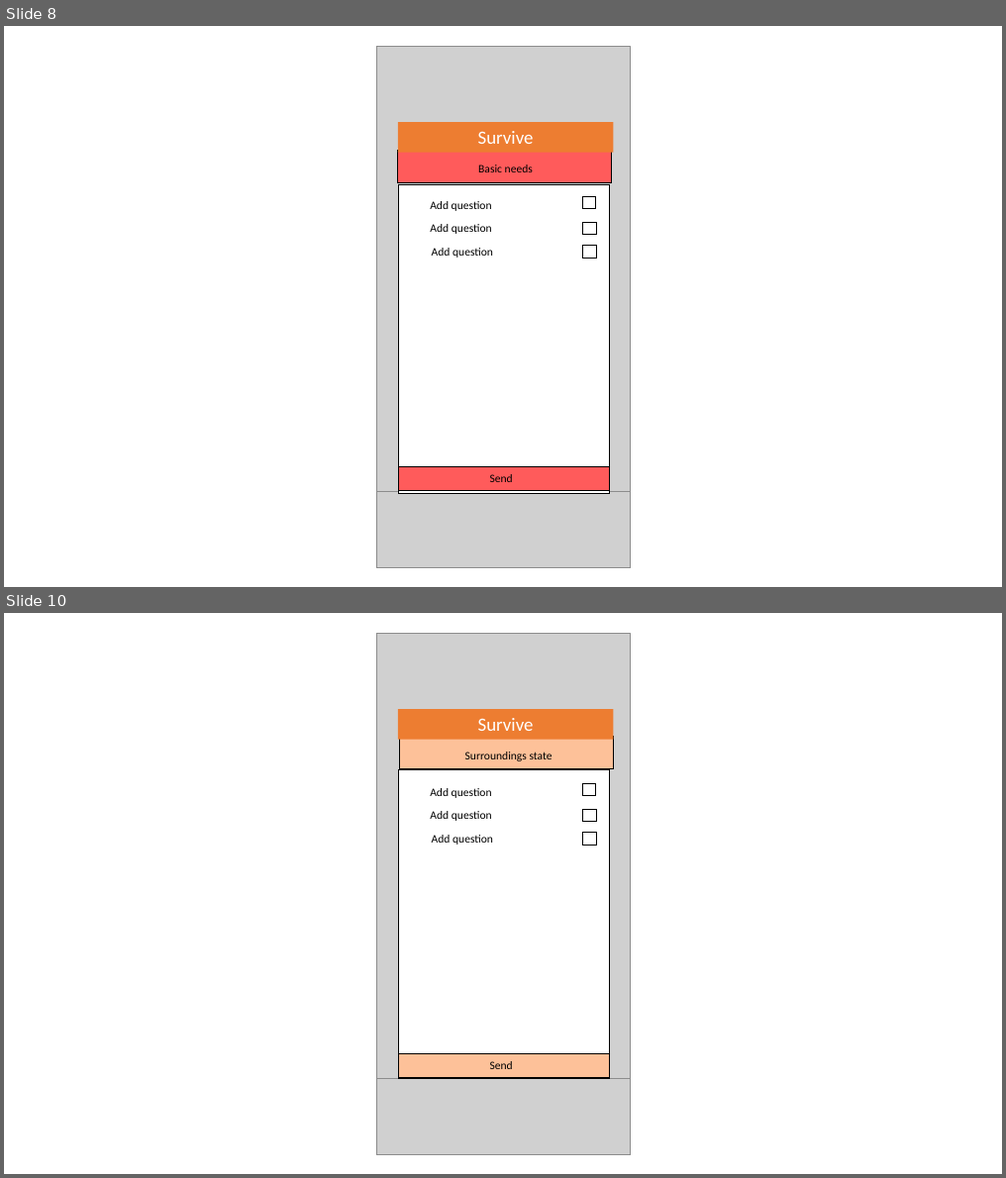
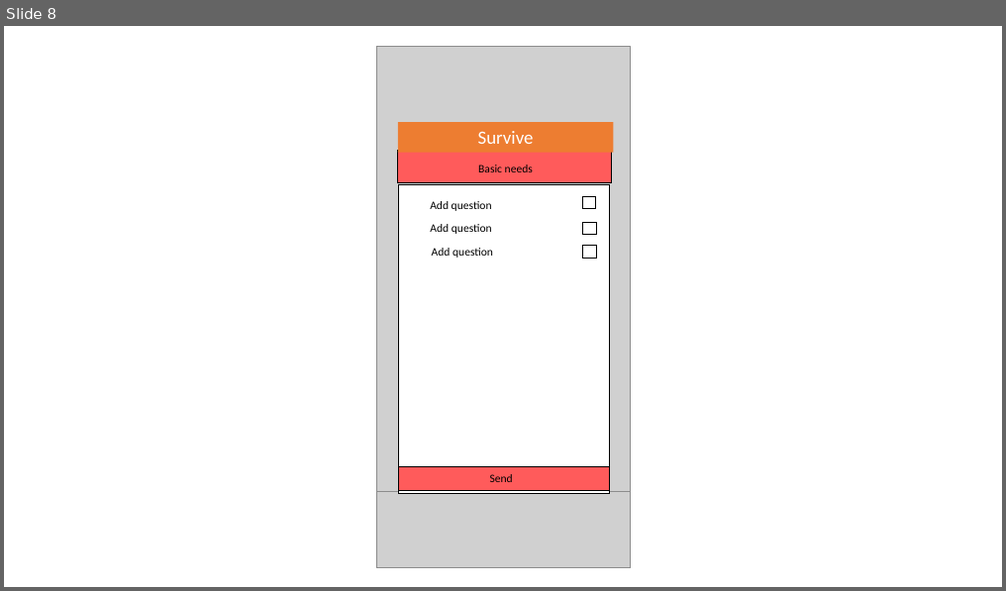
Before and after one commit to mistelip/survival-nervousnet, a slide deck: Docs/Survive Axon Demo v2.pptx. Shown one above the other, each under a label of ours: slides 8 and 10 before the commit, slide 8 after it; the slides between them are not shown. The pictures are 1006x1178 and 1006x591 pixels, drawn with LibreOffice and Linux fonts; fonts in the diff are those of the drawing; grey boxes stand for pictures. Boxes give left, top, right and bottom in pixels: in the first picture for what was removed or moved away, otherwise in the second. Text is boxed around its words. In the diff, an @@ line names an element or a change of style, - is before the commit and + after.

Commit message:
Added proposal of questions Tried menu (fail)

```diff
--- a/Docs/Survive Axon Demo v2.pptx
+++ b/Docs/Survive Axon Demo v2.pptx
@@ slide 10 removed at <box>4,613,1002,1174</box>, background #FFFFFF @@
@@ picture removed at <box>376,633,630,1155</box> @@
@@ rectangle removed at <box>398,710,614,740</box> @@
-Survive
@@ rectangle removed at <box>399,737,614,769</box> @@
@@ text removed at <box>465,752,552,761</box> @@
-Surroundings state
@@ rectangle removed at <box>399,769,610,1078</box> @@
@@ text removed at <box>430,788,492,798</box> @@
-Add question
@@ rectangle removed at <box>583,783,595,796</box> @@
@@ text removed at <box>430,811,492,821</box> @@
-Add question
@@ rectangle removed at <box>583,809,596,821</box> @@
@@ text removed at <box>432,835,493,845</box> @@
-Add question
@@ rectangle removed at <box>583,833,596,845</box> @@
@@ rectangle removed at <box>399,1054,610,1078</box> @@
@@ picture removed at <box>376,1078,630,1155</box> @@
@@ text removed at <box>490,1061,513,1069</box> @@
-Send
```
Also in this commit, not shown: 3 slides changed, 2 other files.
